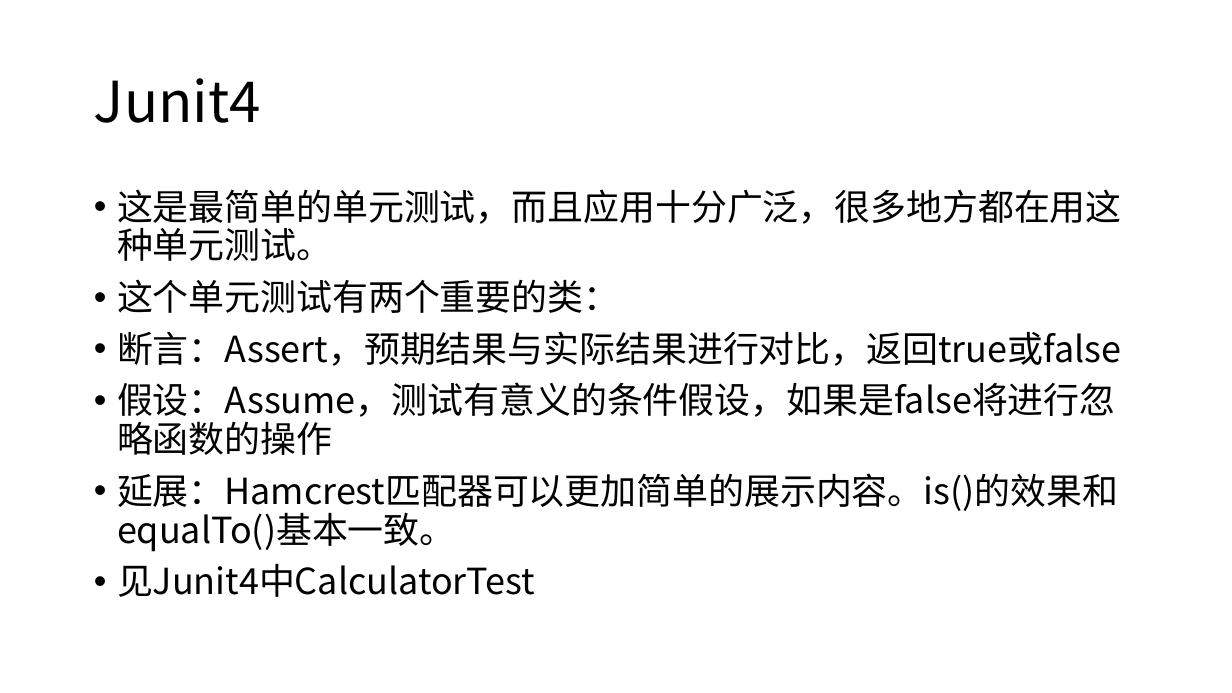
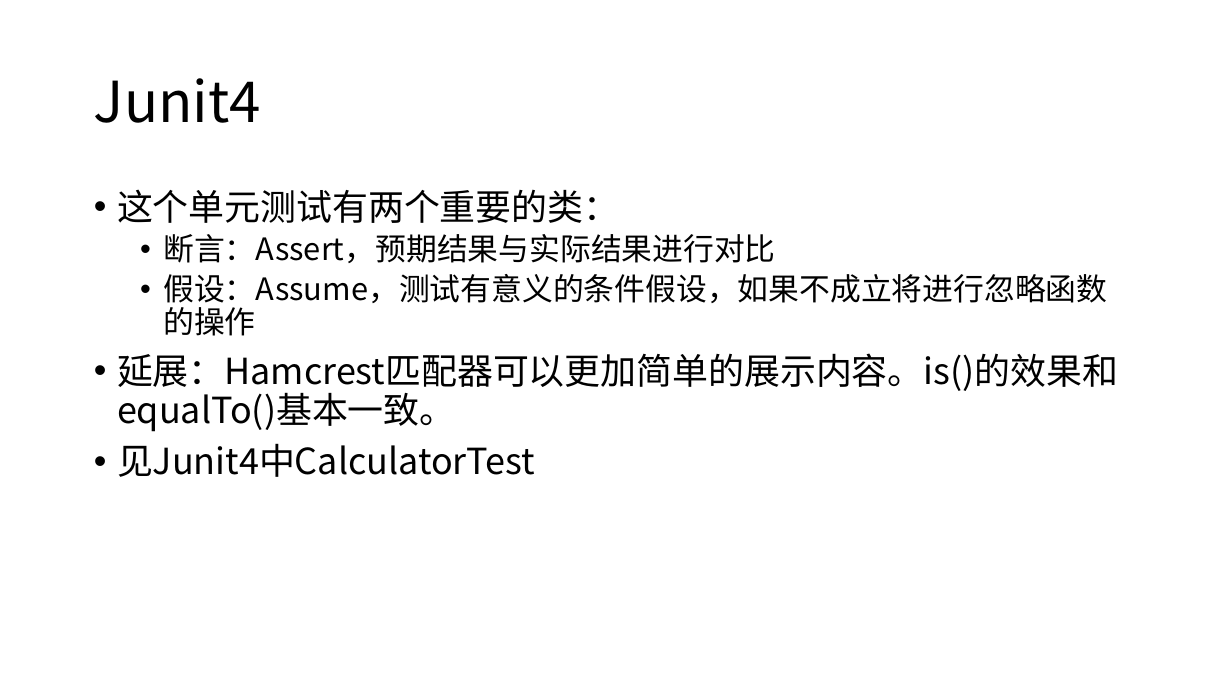
Before and after one commit to linhou/AndroidTest, a slide deck: slide 5 of 单元测试.pptx (slide 7 before the commit). Drawn at 1232x693 pixels with LibreOffice and Linux fonts; fonts in the diff are those of the drawing. Boxes give left, top, right and bottom in pixels: in the first picture for what was removed or moved away, otherwise in the second. Text is boxed around its words. In the diff, an @@ line names an element or a change of style, - is before the commit and + after.

```diff
--- a/单元测试.pptx
+++ b/单元测试.pptx
@@ text at bbox=[117, 189, 1122, 261]: paragraph removed @@
-• 这是最简单的单元测试，而且应用十分广泛，很多地方都在用这种单元测试。
@@ text at bbox=[163, 234, 1107, 336]: text changed; size 28 to 24 pt @@
-• 断言：Assert，预期结果与实际结果进行对比，返回true或false
-• 假设：Assume，测试有意义的条件假设，如果是false将进行忽略函数的操作
+  • 断言：Assert，预期结果与实际结果进行对比
+  • 假设：Assume，测试有意义的条件假设，如果不成立将进行忽略函数的操作
```
Also in this commit, not shown: 12 other slides changed, 5 slides added, 3 slides removed, 8 other files.
